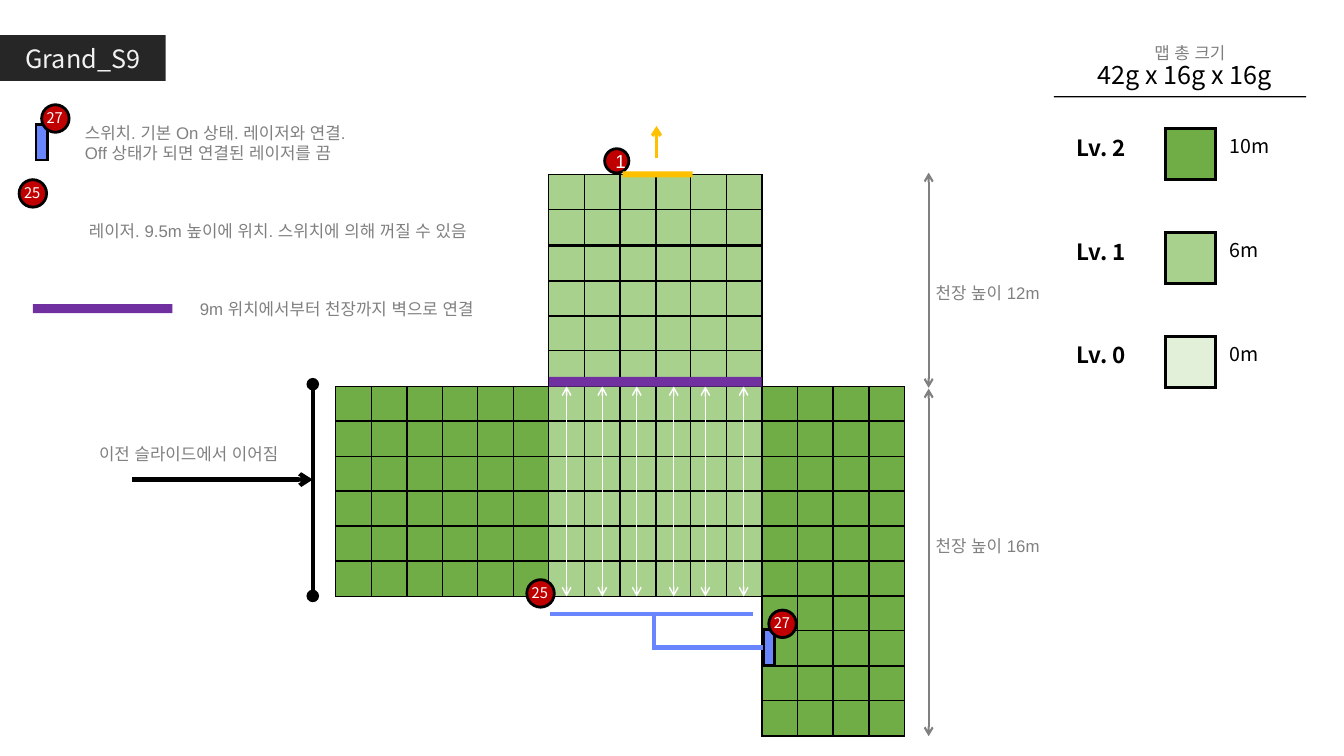
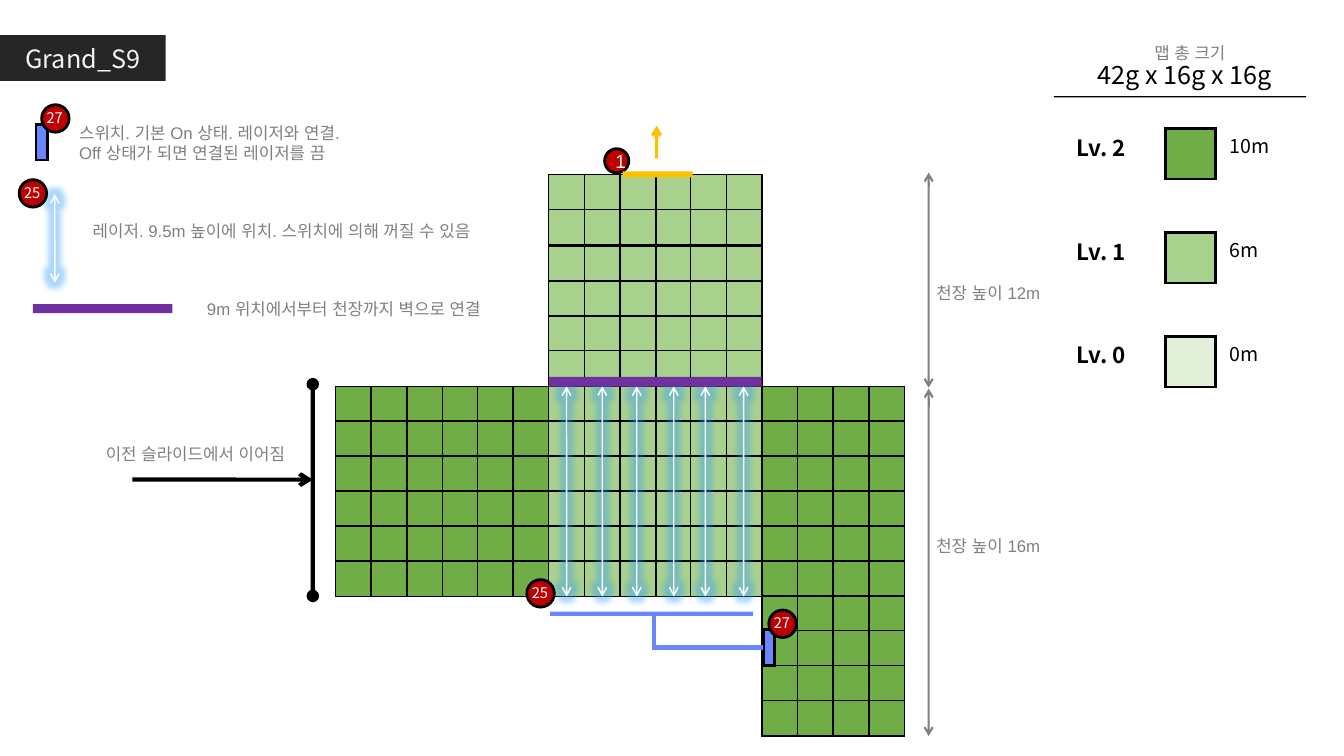
Before and after one commit to GGMGangsterHamster/GangsterHamster, a slide deck: slide 14 of Documents/LevelDesign/GrandStage/Grand_Stage.pptx. Drawn at 1344x756 pixels with LibreOffice and Linux fonts; fonts in the diff are those of the drawing. Boxes give left, top, right and bottom in pixels: in the first picture for what was removed or moved away, otherwise in the second. Text is boxed around its words. In the diff, an @@ line names an element or a change of style, - is before the commit and + after.

```diff
--- a/Documents/LevelDesign/GrandStage/Grand_Stage.pptx
+++ b/Documents/LevelDesign/GrandStage/Grand_Stage.pptx
@@ text "스위치. 기본 On 상태. 레이저와 ...": place and size @@
-text "스위치. 기본 On 상태. 레이저와 ..." at bbox=[85, 125, 346, 161]
+text "스위치. 기본 On 상태. 레이저와 ..." at bbox=[79, 125, 340, 161]
@@ double arrow removed from (54, 195) to (54, 283) @@
@@ freeform shape added at bbox=[54, 195, 54, 283], outline #FFFFFF 1 pt @@
@@ text "레이저. 9.5m 높이에 위치. 스위치에 ...": place and size @@
-text "레이저. 9.5m 높이에 위치. 스위치에 ..." at bbox=[89, 223, 467, 239]
+text "레이저. 9.5m 높이에 위치. 스위치에 ..." at bbox=[93, 223, 470, 239]
@@ text "9m 위치에서부터 천장까지 벽으로 연결": place and size @@
-text "9m 위치에서부터 천장까지 벽으로 연결" at bbox=[200, 301, 474, 317]
+text "9m 위치에서부터 천장까지 벽으로 연결" at bbox=[207, 301, 481, 317]
@@ group removed at bbox=[567, 386, 744, 597]: 6 double arrows @@
@@ group added at bbox=[567, 386, 744, 596]: 6 freeform shapes @@
@@ text "이전 슬라이드에서 이어짐": place and size @@
-text "이전 슬라이드에서 이어짐" at bbox=[99, 446, 278, 462]
+text "이전 슬라이드에서 이어짐" at bbox=[106, 446, 285, 462]
```
Also in this commit, not shown: 24 other slides changed, 3 other files.
